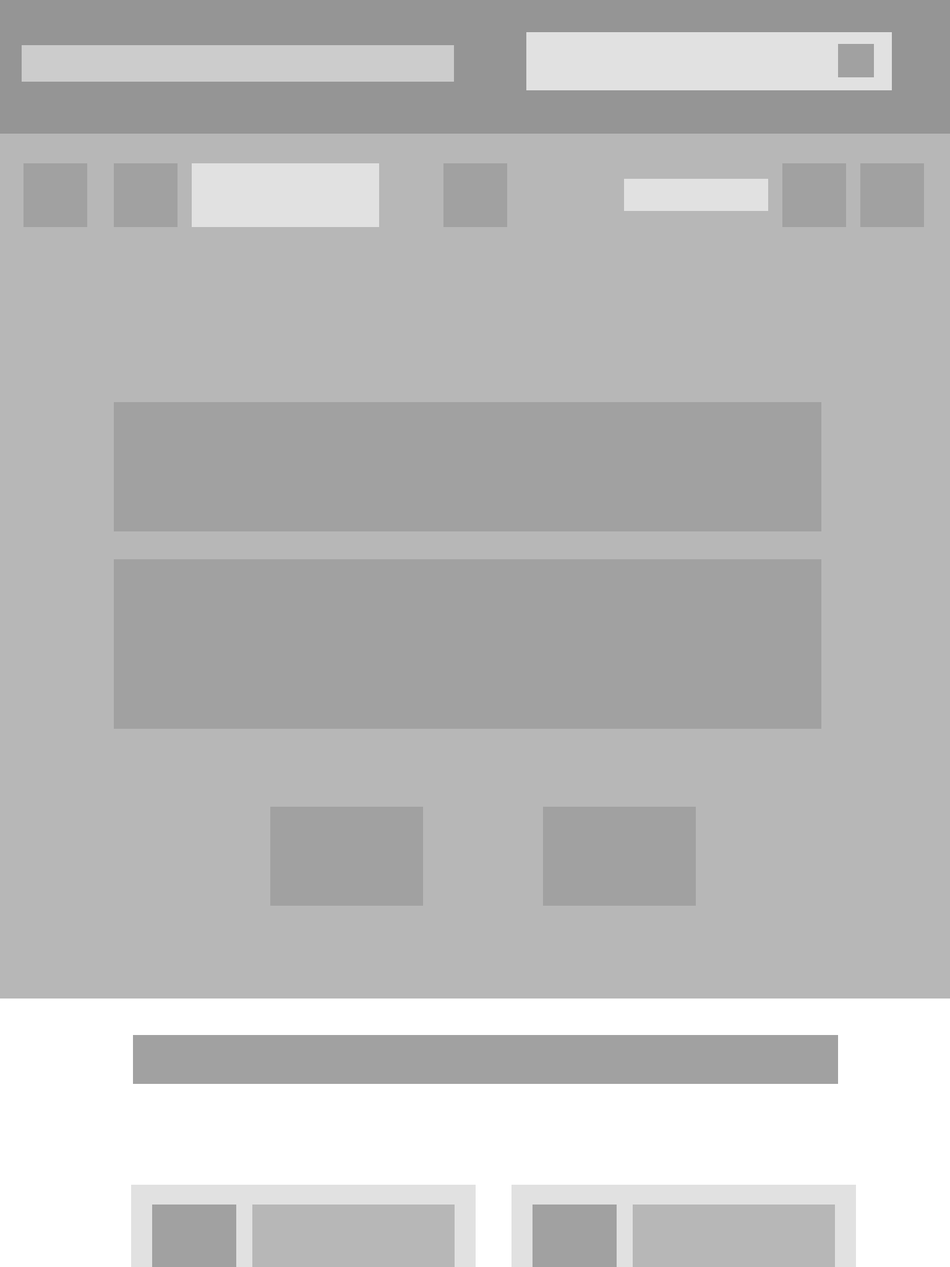
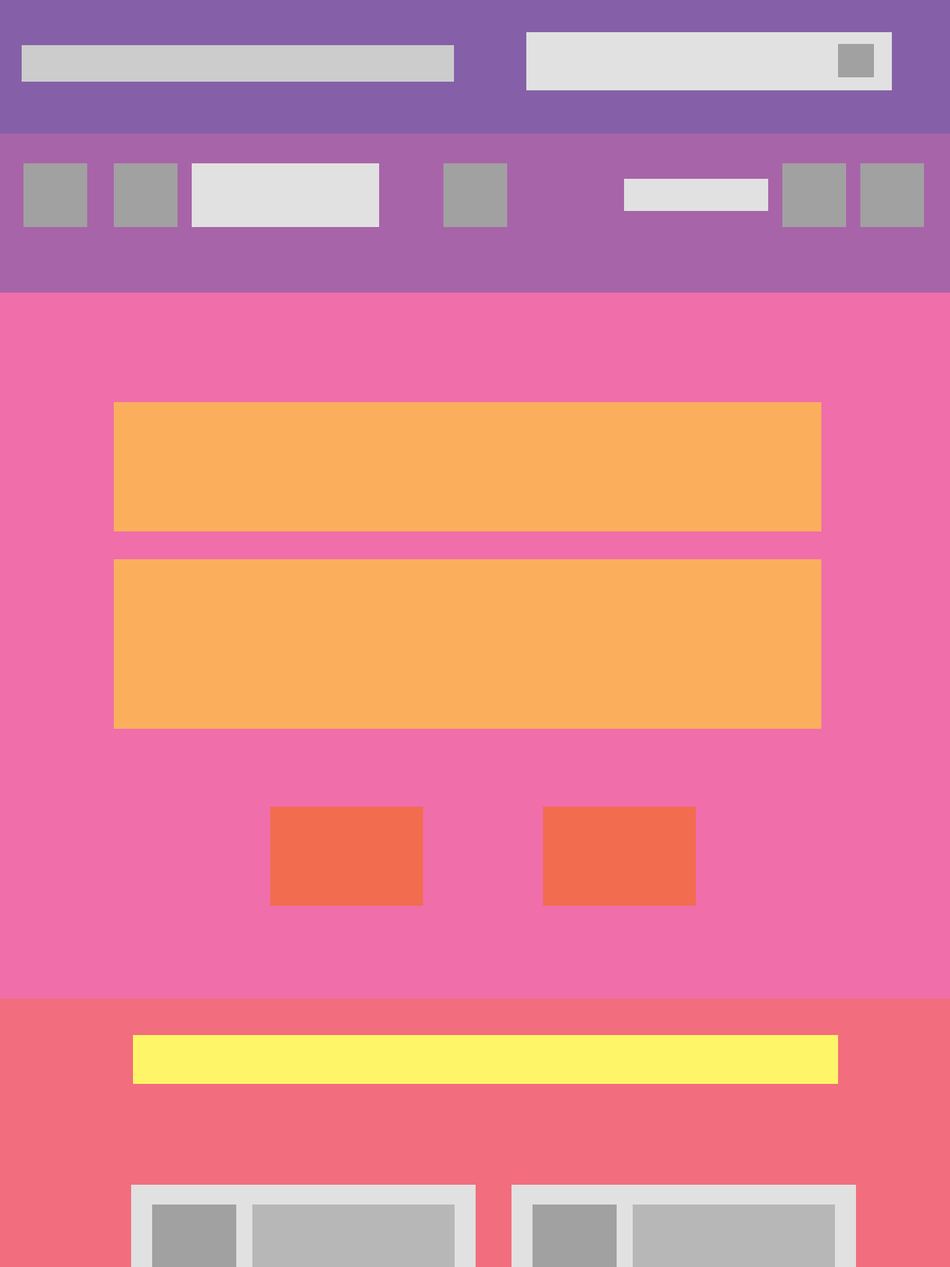
The second (950, 1267) image is a revision of the first. Changes to its layers:
painted on "Rectangle 1 copy 11" over box(113, 559, 822, 729)
painted on "Rectangle 1 copy 10" over box(113, 402, 822, 532)
painted on "Rectangle 1 copy 9" over box(132, 1034, 839, 1084)
painted on "Rectangle 1 copy 8" over box(543, 806, 696, 906)
painted on "Rectangle 1 copy 7" over box(270, 806, 424, 906)
painted on "Rectangle 1 copy 6" over box(0, 292, 950, 999)
painted on "Rectangle 1 copy" over box(0, 133, 950, 293)
painted on "Rectangle 1" over box(0, 0, 950, 134)
added layer "Rectangle 2" in group "Artboard 1" over box(0, 995, 950, 1267)
